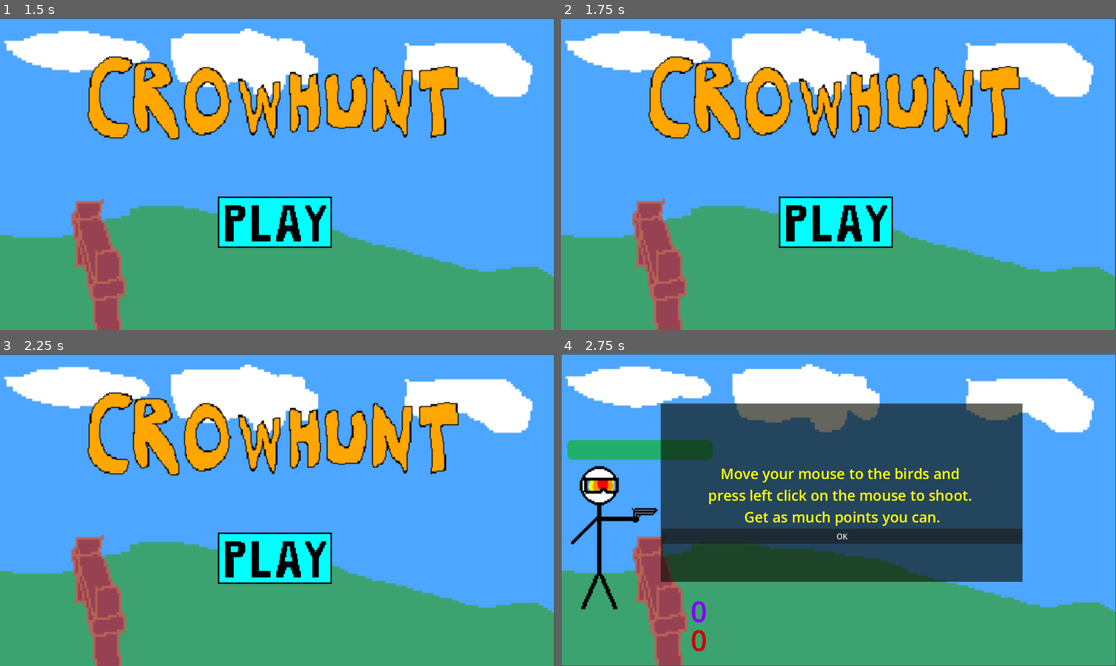
Above: before the commit, frames 1-4 (two rows, left to right).
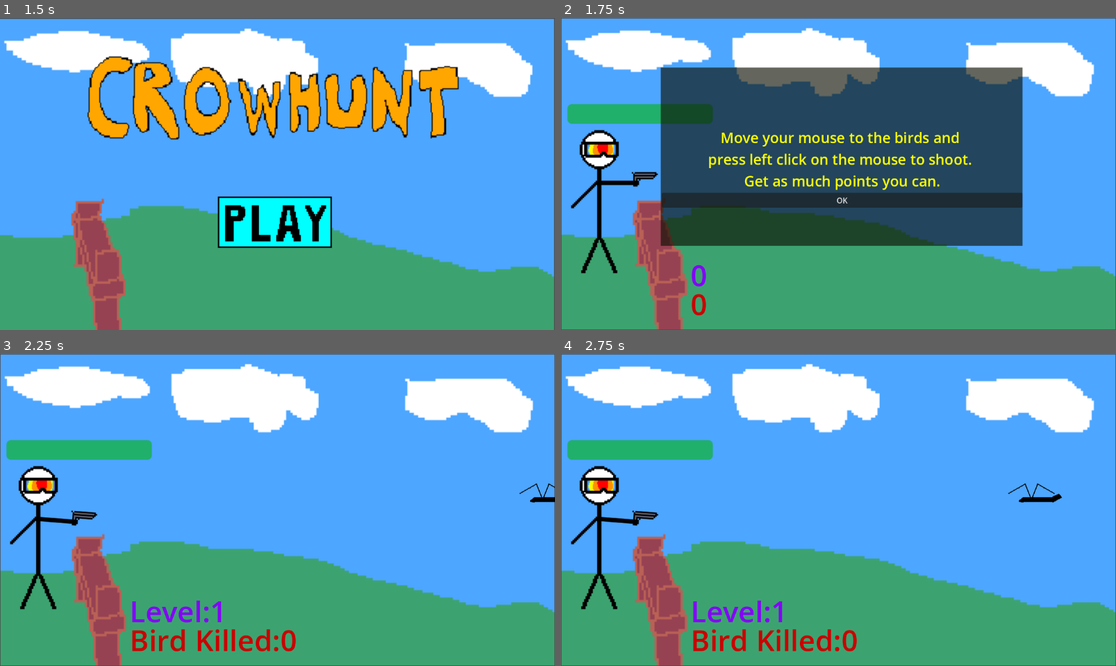
Above: after the commit, the same moments.

Repository: BingHaoJo/stickbird-shooter
Game: Godot game, scene res://Scenes/main_menu.tscn
Same seed, same stepped clock (60 frames per second), same inputs: the game is played once before the commit and once after it.
Inputs (mouse positions are in pixels of both pictures, inside the frame that each line leads up to):
- Up to frame 1 (1.5 s): click (271, 223) at 0.5 s; click (271, 223) at 1.25 s
- Up to frame 2 (1.75 s): no input
- Up to frame 3 (2.25 s): click (283, 534) at 2 s, where only the run after the commit has a clickable "OK"
- Up to frame 4 (2.75 s): no input

Frame 1 is identical in both runs. In frame 2, 43% of the frame differs, in the area x 0-100%, y 0-100%; in frame 3, 19%; in frame 4, 39%.

Commit message:
Lose menu Completed

Diff:
--- /dev/null
+++ b/Scenes/lose_menu.tscn
@@ -0,0 +1,96 @@
+[gd_scene load_steps=11 format=3 uid="uid://brkqfr1igm7ef"]
+
+[ext_resource type="Script" uid="uid://bf0yj1w2vrsuc" path="res://Scripts/lose_menu.gd" id="1_183ty"]
+[ext_resource type="Texture2D" uid="uid://cp8sl33ehb2jm" path="res://Assets/grassy_blue_sky_with_fence_bg_512x256.png" id="2_xk64g"]
+[ext_resource type="Texture2D" uid="uid://cu6l03fbnofep" path="res://Assets/you_lose_512x256.png" id="3_veda4"]
+[ext_resource type="Texture2D" uid="uid://s0fi3kj5s4d5" path="res://Assets/replay_button_512x256.png" id="4_3h3aq"]
+[ext_resource type="Texture2D" uid="uid://c73ekqt8spsms" path="res://Assets/replay_button_pressed_512x256.png" id="5_0ptjr"]
+[ext_resource type="AudioStream" uid="uid://bnw4fqrudtxgt" path="res://Audio/Ding_SFX_Stereo_48000Hz.wav" id="6_gniw7"]
+
+[sub_resource type="StyleBoxEmpty" id="StyleBoxEmpty_vqkgo"]
+
+[sub_resource type="SpriteFrames" id="SpriteFrames_gocmo"]
+animations = [{
+"frames": [{
+"duration": 1.0,
+"texture": ExtResource("4_3h3aq")
+}, {
+"duration": 1.0,
+"texture": ExtResource("5_0ptjr")
+}],
+"loop": false,
+"name": &"replay_button",
+"speed": 5.0
+}]
+
+[sub_resource type="LabelSettings" id="LabelSettings_gtfa5"]
+font_size = 50
+font_color = Color(1, 0, 0, 1)
+
+[sub_resource type="LabelSettings" id="LabelSettings_44ei6"]
+font_size = 50
+font_color = Color(0.9230217, 0.91289884, 0, 1)
+
+[node name="LoseMenu" type="Node2D"]
+script = ExtResource("1_183ty")
+
+[node name="GrassyBlueSkyWithFenceBg512x256" type="Sprite2D" parent="."]
+position = Vector2(575, 325)
+scale = Vector2(2.2460938, 2.5234375)
+texture = ExtResource("2_xk64g")
+
+[node name="YouLose512x256" type="Sprite2D" parent="."]
+position = Vector2(568, 176)
+scale = Vector2(2, 2)
+texture = ExtResource("3_veda4")
+
+[node name="ReplayButton" type="Button" parent="."]
+anchors_preset = 15
+anchor_right = 1.0
+anchor_bottom = 1.0
+offset_left = 568.0
+offset_top = 509.0
+offset_right = 638.2661
+offset_bottom = 541.53015
+grow_horizontal = 2
+grow_vertical = 2
+scale = Vector2(4.960001, 3.32)
+pivot_offset = Vector2(37, 17)
+theme_override_styles/focus = SubResource("StyleBoxEmpty_vqkgo")
+action_mode = 0
+flat = true
+
+[node name="AnimatedSprite2D2" type="AnimatedSprite2D" parent="ReplayButton"]
+position = Vector2(34.677406, 16.265057)
+scale = Vector2(0.302, 0.452)
+sprite_frames = SubResource("SpriteFrames_gocmo")
+animation = &"replay_button"
+frame = 1
+frame_progress = 1.0
+
+[node name="DingPlayer" type="AudioStreamPlayer2D" parent="ReplayButton"]
+position = Vector2(-91.33063, -112.95181)
+scale = Vector2(0.20161286, 0.30120483)
+stream = ExtResource("6_gniw7")
+
+[node name="YourScore" type="Label" parent="."]
+offset_left = 431.0
+offset_top = 326.0
+offset_right = 471.0
+offset_bottom = 395.0
+text = "0"
+label_settings = SubResource("LabelSettings_gtfa5")
+horizontal_alignment = 1
+vertical_alignment = 1
+
+[node name="BestScore" type="Label" parent="."]
+offset_left = 431.0
+offset_top = 383.0
+offset_right = 471.0
+offset_bottom = 452.0
+text = "0"
+label_settings = SubResource("LabelSettings_44ei6")
+horizontal_alignment = 1
+vertical_alignment = 1
+
+[connection signal="pressed" from="ReplayButton" to="." method="_on_replay_button_pressed"]
--- a/Scenes/main_menu.tscn
+++ b/Scenes/main_menu.tscn
@@ -19,7 +19,7 @@
 "texture": ExtResource("5_n45e2")
 }],
 "loop": false,
-"name": &"default",
+"name": &"play_button",
 "speed": 5.0
 }]
 
@@ -55,6 +55,7 @@
 position = Vector2(23.992004, 15.9640045)
 scale = Vector2(0.302, 0.452)
 sprite_frames = SubResource("SpriteFrames_opfnp")
+animation = &"play_button"
 
 [node name="DingPlayer" type="AudioStreamPlayer2D" parent="PlayButton"]
 position = Vector2(-91.33063, -112.95181)
--- a/Scripts/bird.gd
+++ b/Scripts/bird.gd
@@ -37,5 +37,5 @@
 	get_tree().root.add_child(points_instance)
 
 func _on_destroy_timer_timeout() -> void:
-	print("bird passed")
+	# Destroy bird that passed player
 	queue_free()
--- a/Scripts/bullet.gd
+++ b/Scripts/bullet.gd
@@ -11,10 +11,11 @@
 
 
 func _on_destroy_timer_timeout() -> void:
-	print("bullet destroyed") # When bullet not hit anything, destroy itself
+	# When bullet not hit anything, destroy itself
 	queue_free()
 
 func _on_area_2d_body_entered(body: Node2D) -> void:
+	# Kill bird on bullet hit
 	if body.is_in_group("Bird"):
 		body.isDead = true
 		queue_free()
--- a/Scripts/damage_zone.gd
+++ b/Scripts/damage_zone.gd
@@ -1,11 +1,14 @@
 extends Area2D
 
 @onready var player: PlayerController = $"../Player"
+@onready var points_manager: PointsManager = $"../PointsManager"
 
 func _process(_delta: float) -> void:
 	if player.health_amount <= 0:
-		#get_tree().change_scene_to_file("res://Scenes/main.tscn")
-		get_tree().quit()
+		Global.new_score = points_manager.points_gained
+		if Global.best_score < Global.new_score:
+			Global.best_score = Global.new_score
+		get_tree().change_scene_to_file("res://Scenes/lose_menu.tscn")
 
 
 func _on_body_entered(body: Node2D) -> void:
--- /dev/null
+++ b/Scripts/global.gd
@@ -0,0 +1,5 @@
+extends Node
+
+var best_score: int
+var new_score: int
+var off_tutorial: bool = true
--- /dev/null
+++ b/Scripts/lose_menu.gd
@@ -0,0 +1,14 @@
+extends Node2D
+
+
+# Called when the node enters the scene tree for the first time.
+func _ready() -> void:
+	$YourScore.text = "New Score:" + str(Global.new_score)
+	$BestScore.text = "Best Score:" + str(Global.best_score)
+
+
+func _on_replay_button_pressed() -> void:
+	$ReplayButton/AnimatedSprite2D2.frame = 1
+	$ReplayButton/DingPlayer.play()
+	await get_tree().create_timer(1).timeout
+	get_tree().change_scene_to_file("res://Scenes/main.tscn")
--- a/Scripts/play_button.gd
+++ b/Scripts/play_button.gd
@@ -4,5 +4,5 @@
 func _on_pressed() -> void:
 	$AnimatedSprite2D.frame = 1
 	$DingPlayer.play()
-	await get_tree().create_timer(2).timeout
+	await get_tree().create_timer(1).timeout
 	get_tree().change_scene_to_file("res://Scenes/main.tscn")
--- a/Scripts/tutorial_menu.gd
+++ b/Scripts/tutorial_menu.gd
@@ -1,8 +1,11 @@
 extends Control
 
 func _ready() -> void:
-	get_tree().paused = true
-
+	if Global.off_tutorial:
+		get_tree().paused = true
+		Global.off_tutorial = false
+	else:
+		queue_free()
 func _on_button_pressed() -> void:
 	get_tree().paused = false
-	$".".queue_free()
+	queue_free()
--- a/project.godot
+++ b/project.godot
@@ -15,6 +15,10 @@
 config/features=PackedStringArray("4.5", "GL Compatibility")
 config/icon="res://icon.svg"
 
+[autoload]
+
+Global="*res://Scripts/global.gd"
+
 [input]
 
 shoot={
Binary file added: Assets/replay_button_512x256.png
Not shown, added: Assets/replay_button_512x256.png.import
Binary file added: Assets/replay_button_pressed_512x256.png
Not shown, added: Assets/replay_button_pressed_512x256.png.import
Binary file added: Assets/you_lose_512x256.png
Not shown, added: Assets/you_lose_512x256.png.import
Not shown, added: Scripts/global.gd.uid
Not shown, added: Scripts/lose_menu.gd.uid
